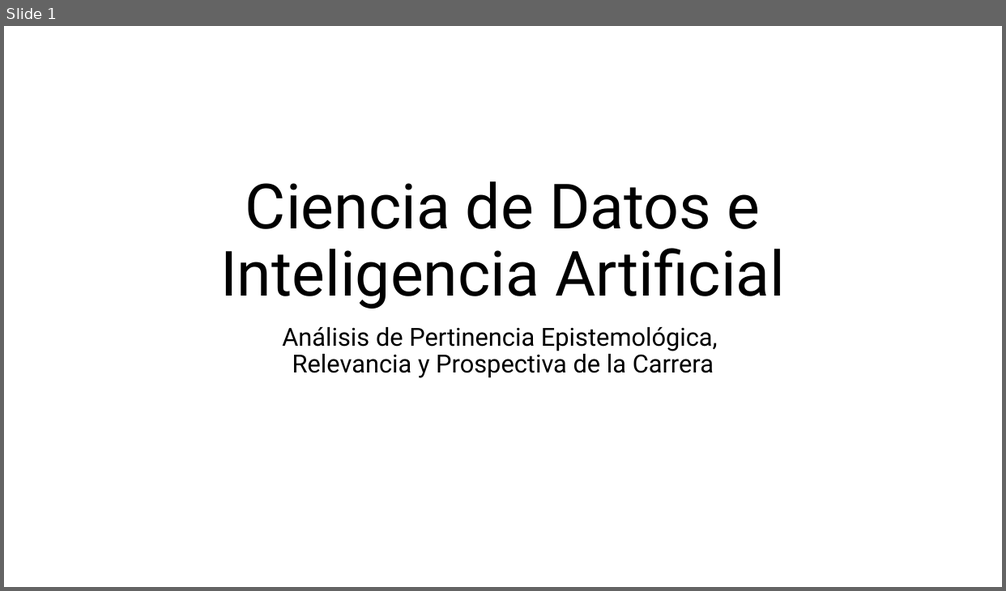
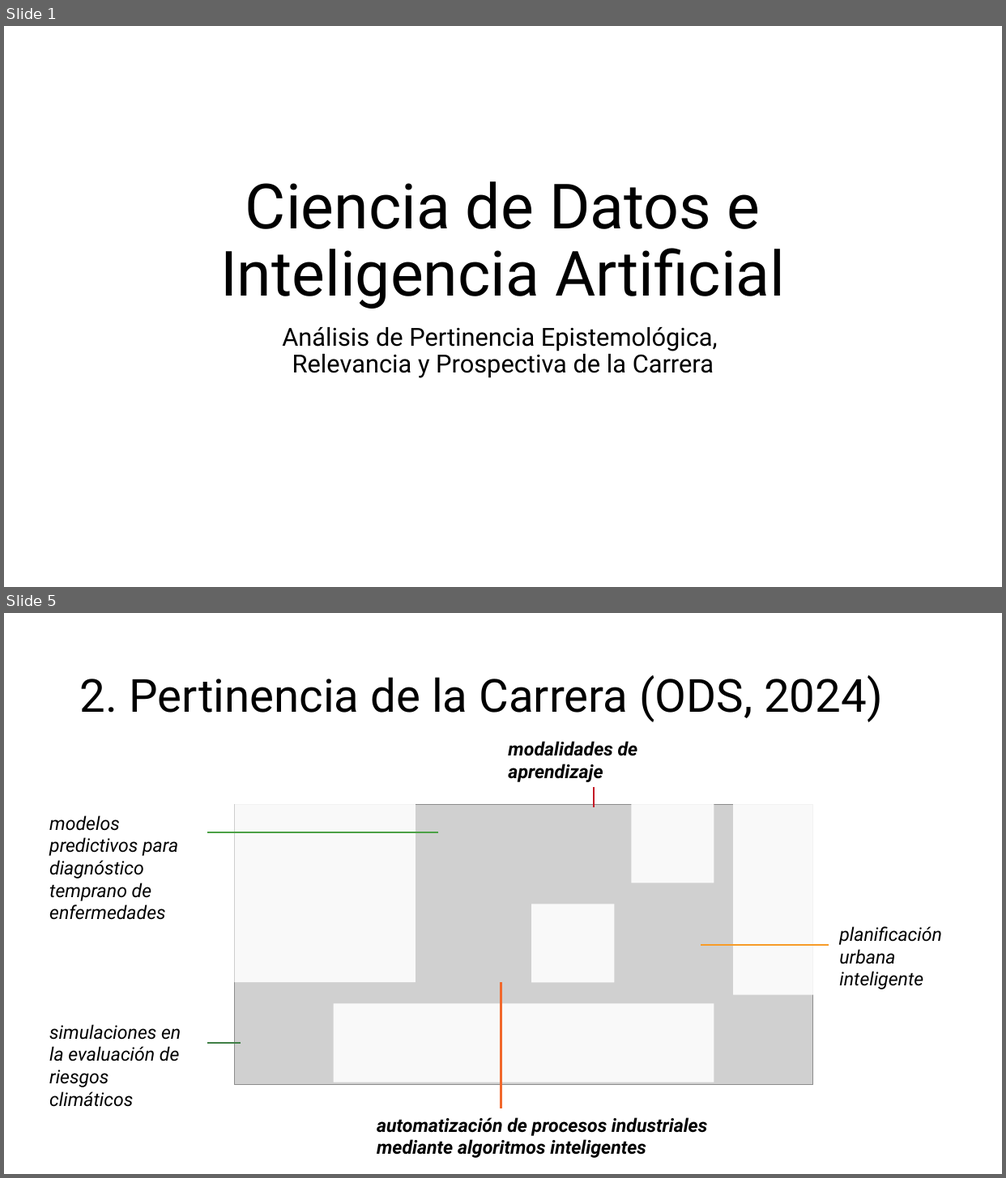
Before and after one commit to aavendan/cdia, a slide deck: 03 Presentación - CDIA.pptx. Shown one above the other, each under a label of ours: slide 1 before the commit, slides 1 and 5 after it; the slides between them are not shown. The pictures are 1006x591 and 1006x1178 pixels, drawn with LibreOffice and Linux fonts; fonts in the diff are those of the drawing; grey boxes stand for pictures. Boxes give left, top, right and bottom in pixels: in the first picture for what was removed or moved away, otherwise in the second. Text is boxed around its words. In the diff, an @@ line names an element or a change of style, - is before the commit and + after.

```diff
--- a/03 Presentación - CDIA.pptx
+++ b/03 Presentación - CDIA.pptx
@@ slide 5 added at (x1=4, y1=613, x2=1002, y2=1174), background #FFFFFF @@
@@ title added at (x1=80, y1=675, x2=883, y2=722), 44 pt, text #000000 @@
+2. Pertinencia de la Carrera (ODS, 2024)
@@ text added at (x1=508, y1=741, x2=638, y2=782), 18 pt, text #000000, bold, italic @@
+modalidades de aprendizaje
@@ picture added at (x1=235, y1=805, x2=813, y2=1085) @@
@@ line added from (594, 786) to (594, 807), #C41726 2 pt @@
@@ group added at (x1=235, y1=805, x2=816, y2=1082): 5 rectangles @@
@@ text added at (x1=49, y1=815, x2=178, y2=920), 18 pt, text #000000, italic @@
+modelos predictivos para diagnóstico temprano de enfermedades
@@ line added from (439, 833) to (206, 833), #4CA146 1.5 pt @@
@@ text added at (x1=839, y1=926, x2=942, y2=990), 18 pt, text #000000, italic @@
+planificación urbana inteligente
@@ line added from (829, 945) to (701, 945), #F79B27 1.5 pt @@
@@ line added from (501, 983) to (501, 1109), #F1682C 2 pt @@
@@ text added at (x1=49, y1=1024, x2=181, y2=1107), 18 pt, text #000000, italic @@
+simulaciones en la evaluación de riesgos climáticos
@@ line added from (241, 1043) to (206, 1043), #407F46 1.5 pt @@
@@ text added at (x1=377, y1=1118, x2=707, y2=1158), 18 pt, text #000000, bold, italic @@
+automatización de procesos industriales mediante algoritmos inteligentes
```
Also in this commit, not shown: 10 slides changed, 1 other slide added.
